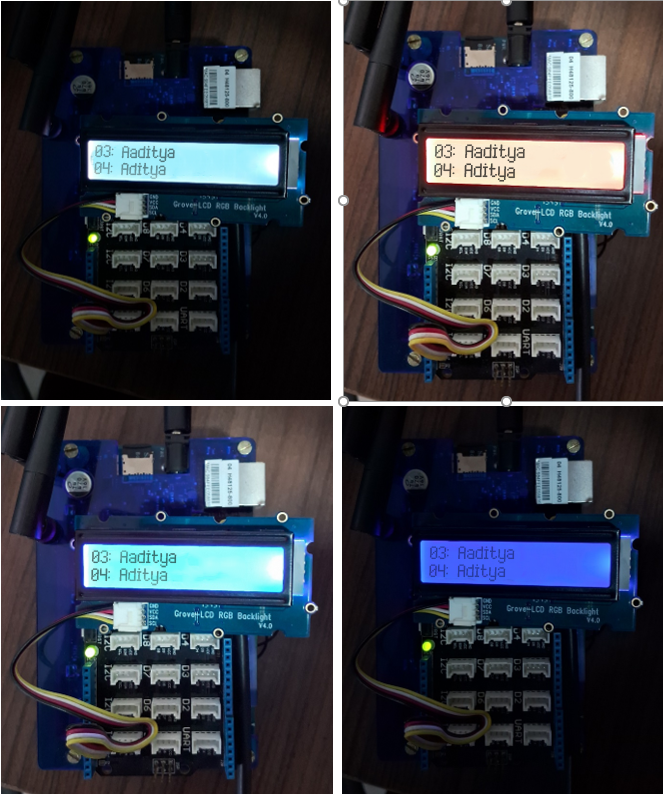
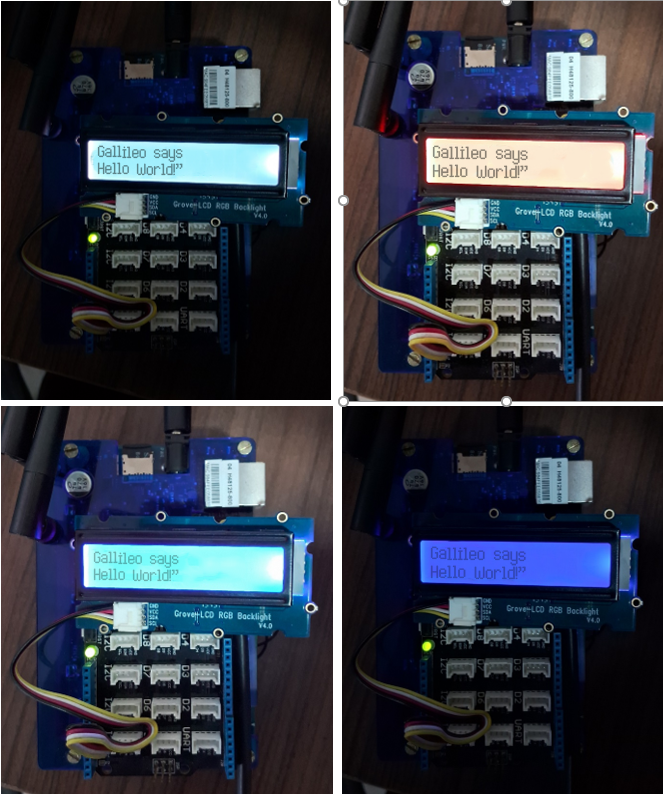
Layered file, before and after one edit (663 x 794). Changes by layer:
removed layer "03: Aaditya 04: Aditya copy 3" (was 65%) over [91, 550, 177, 586]
removed layer "03: Aaditya 04: Aditya copy 2" (was 50%) over [429, 546, 515, 582]
removed layer "03: Aaditya 04: Aditya copy" over [434, 144, 525, 182]
removed layer "03: Aaditya 04: Aditya" (was 52%) over [94, 144, 175, 180]
added layer "Gallileo says Hello World!” copy 3" (28%) above "Gallileo says Hello World!” copy" over [430, 546, 526, 580]
added layer "Gallileo says Hello World!” copy" (60%) above "Gallileo says Hello World!” copy 2" over [432, 145, 528, 179]
added layer "Gallileo says Hello World!” copy 2" (41%) above "Gallileo says Hello World!”" over [93, 551, 179, 582]
added layer "Gallileo says Hello World!”" (60%) above "Layer 1" over [97, 145, 183, 176]